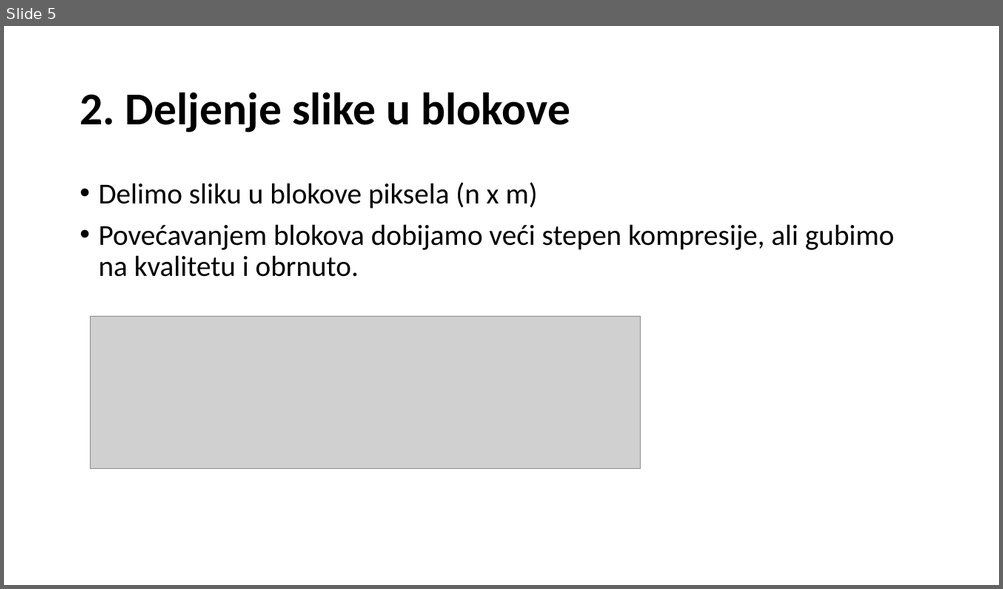
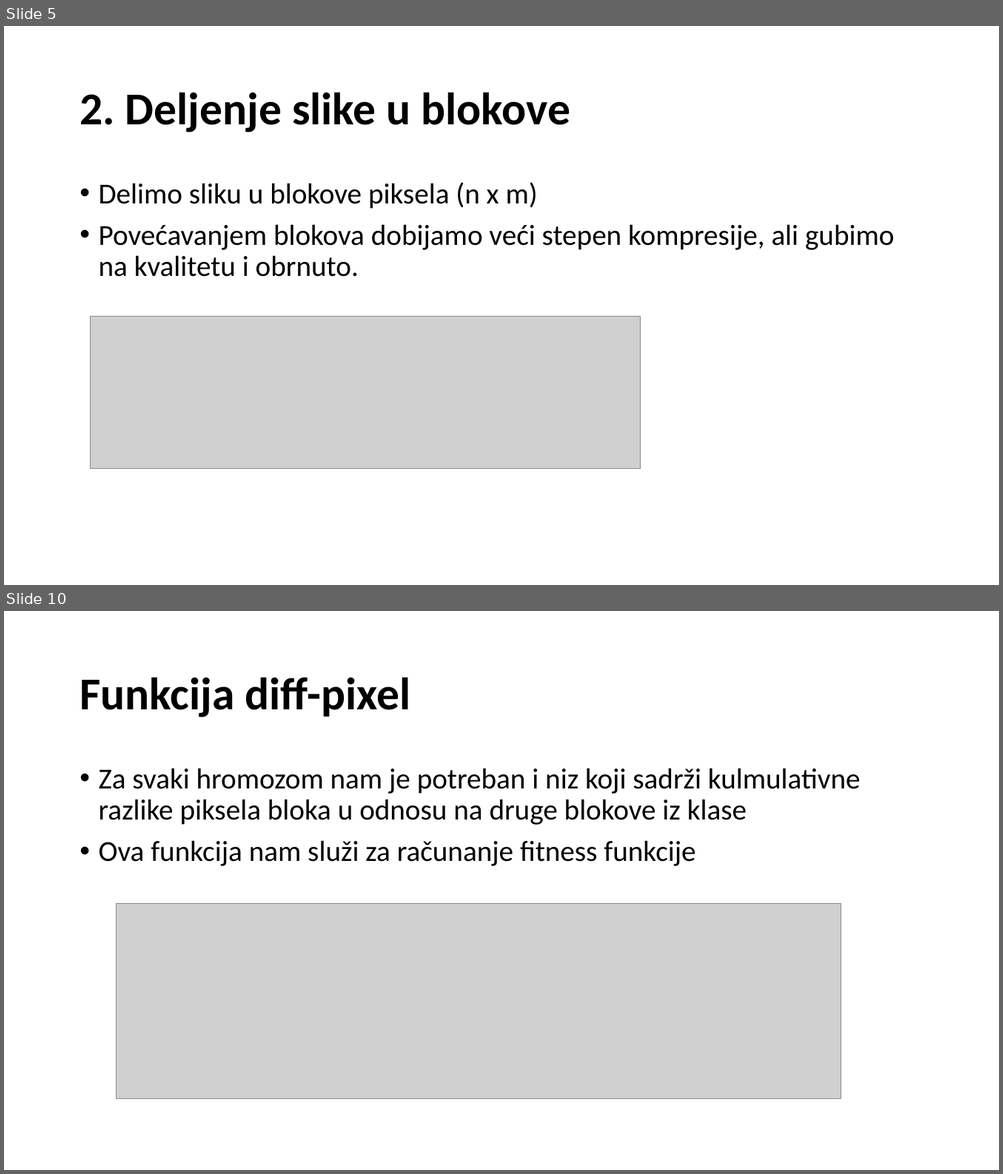
Before and after one commit to filipl41/NI_Image_compress, a slide deck: Primena genetskog algoritma u kompresiji slika.pptx. Shown one above the other, each under a label of ours: slide 5 before the commit, slides 5 and 10 after it; the slides between them are not shown. The pictures are 1003x589 and 1003x1174 pixels, drawn with LibreOffice and Linux fonts; fonts in the diff are those of the drawing; grey boxes stand for pictures. Boxes give left, top, right and bottom in pixels: in the first picture for what was removed or moved away, otherwise in the second. Text is boxed around its words. In the diff, an @@ line names an element or a change of style, - is before the commit and + after.

```diff
--- a/Primena genetskog algoritma u kompresiji slika.pptx
+++ b/Primena genetskog algoritma u kompresiji slika.pptx
@@ slide 10 added at [4,611,999,1170], background #FFFFFF @@
@@ title added at [79,677,411,718], 44 pt, text #000000, bold @@
+Funkcija diff-pixel
@@ text added at [99,768,860,866], 28 pt, text #000000 @@
+• Za svaki hromozom nam je potreban i niz koji sadrži kulmulativne razlike piksela bloka u odnosu na druge blokove iz klase
+• Ova funkcija nam služi za računanje fitness funkcije
@@ picture added at [116,904,841,1099] @@
```
Also in this commit, not shown: 2 slides changed, 10 other slides added, 1 slide removed, 1 other file.
